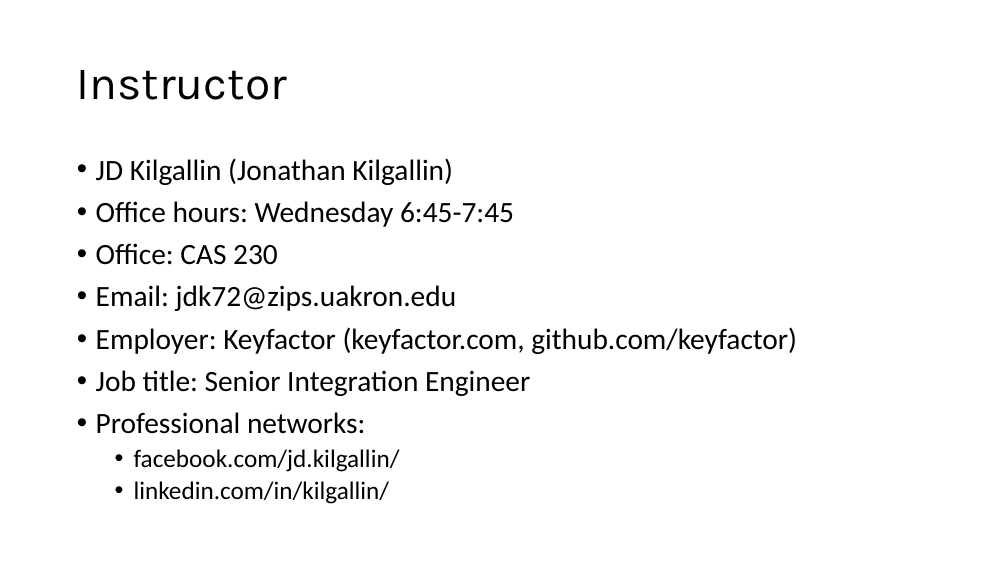
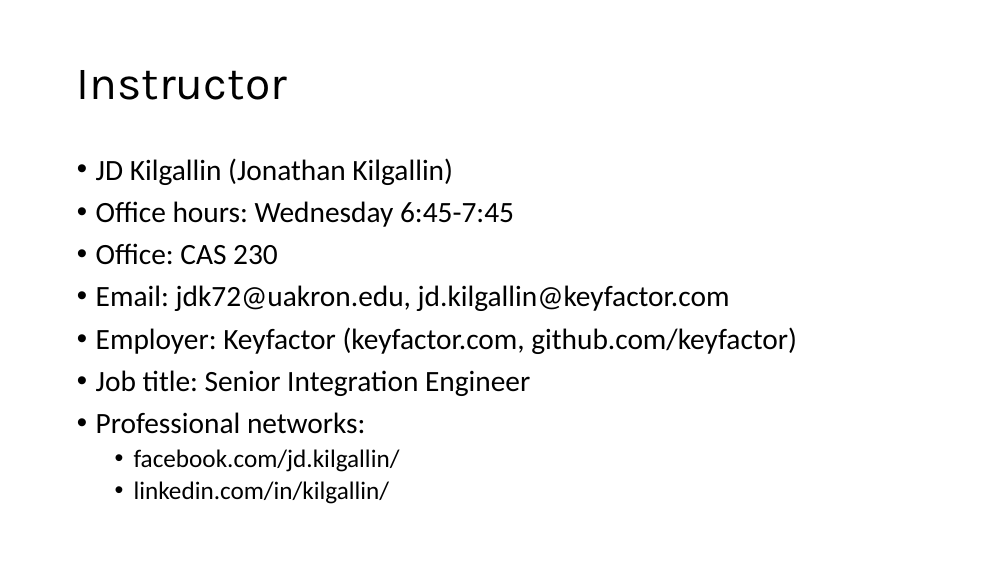
Before and after one commit to kilgallin/SWEF22, a slide deck: slide 15 of lectures/01-Intro.pptx. Drawn at 1008x567 pixels with LibreOffice and Linux fonts; fonts in the diff are those of the drawing. Boxes give left, top, right and bottom in pixels: in the first picture for what was removed or moved away, otherwise in the second. Text is boxed around its words. In the diff, an @@ line names an element or a change of style, - is before the commit and + after.

Commit message:
Fix email addresses

```diff
--- a/lectures/01-Intro.pptx
+++ b/lectures/01-Intro.pptx
@@ text at (x1=96, y1=285, x2=730, y2=311): text changed @@
-• Email: jdk72@zips.uakron.edu
+• Email: jdk72@uakron.edu, jd.kilgallin@keyfactor.com
```
Also in this commit, not shown: 1 other file.
